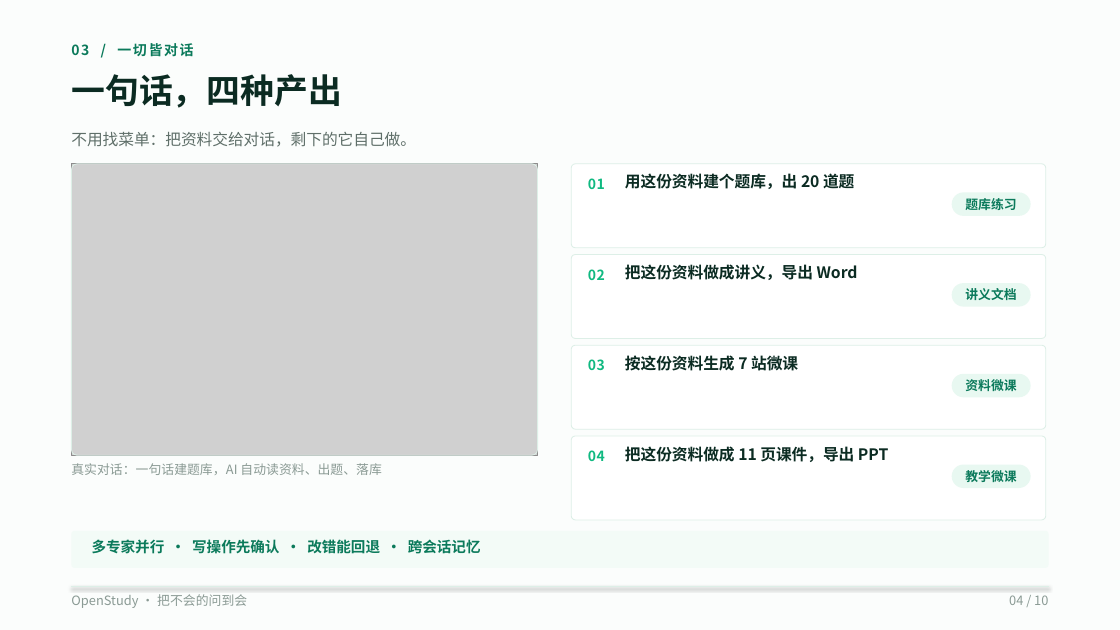
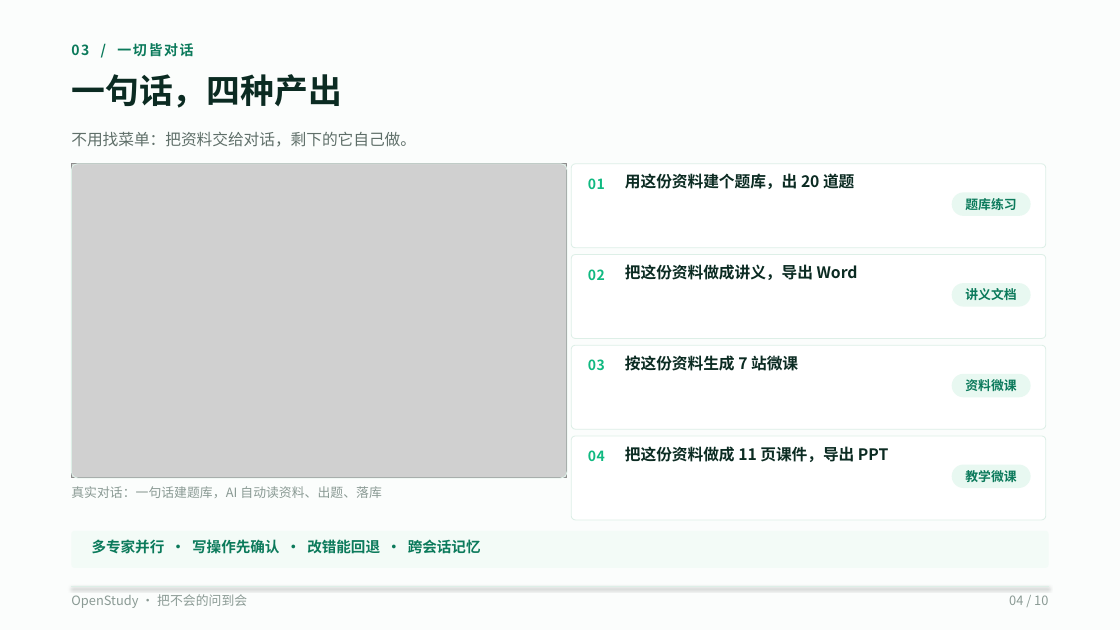
Before and after one commit to wufeng1234567/openstudy-fastapi-ts, a slide deck: slide 4 of doc/competition/OpenStudy-10页-V3-码道版.pptx. Drawn at 1120x630 pixels with LibreOffice and Linux fonts; fonts in the diff are those of the drawing; grey boxes stand for pictures. Boxes give left, top, right and bottom in pixels: in the first picture for what was removed or moved away, otherwise in the second. Text is boxed around its words. In the diff, an @@ line names an element or a change of style, - is before the commit and + after.

Commit message:
docs: 优化 PPT 资料空间与 Word 题库导入示意

```diff
--- a/doc/competition/OpenStudy-10页-V3-码道版.pptx
+++ b/doc/competition/OpenStudy-10页-V3-码道版.pptx
@@ picture: place and size @@
-picture at (71,164,538,455)
+picture at (71,164,567,478)
@@ rounded rectangle: place and size @@
-rounded rectangle at (71,164,538,455)
+rounded rectangle at (71,164,567,478)
@@ text "真实对话：一句话建题库，AI 自动读资料、出题、落库": place and size @@
-text "真实对话：一句话建题库，AI 自动读资料、出题、落库" at (71,463,381,475)
+text "真实对话：一句话建题库，AI 自动读资料、出题、落库" at (71,486,381,498)
```
Also in this commit, not shown: 2 other slides changed, 12 other files.
